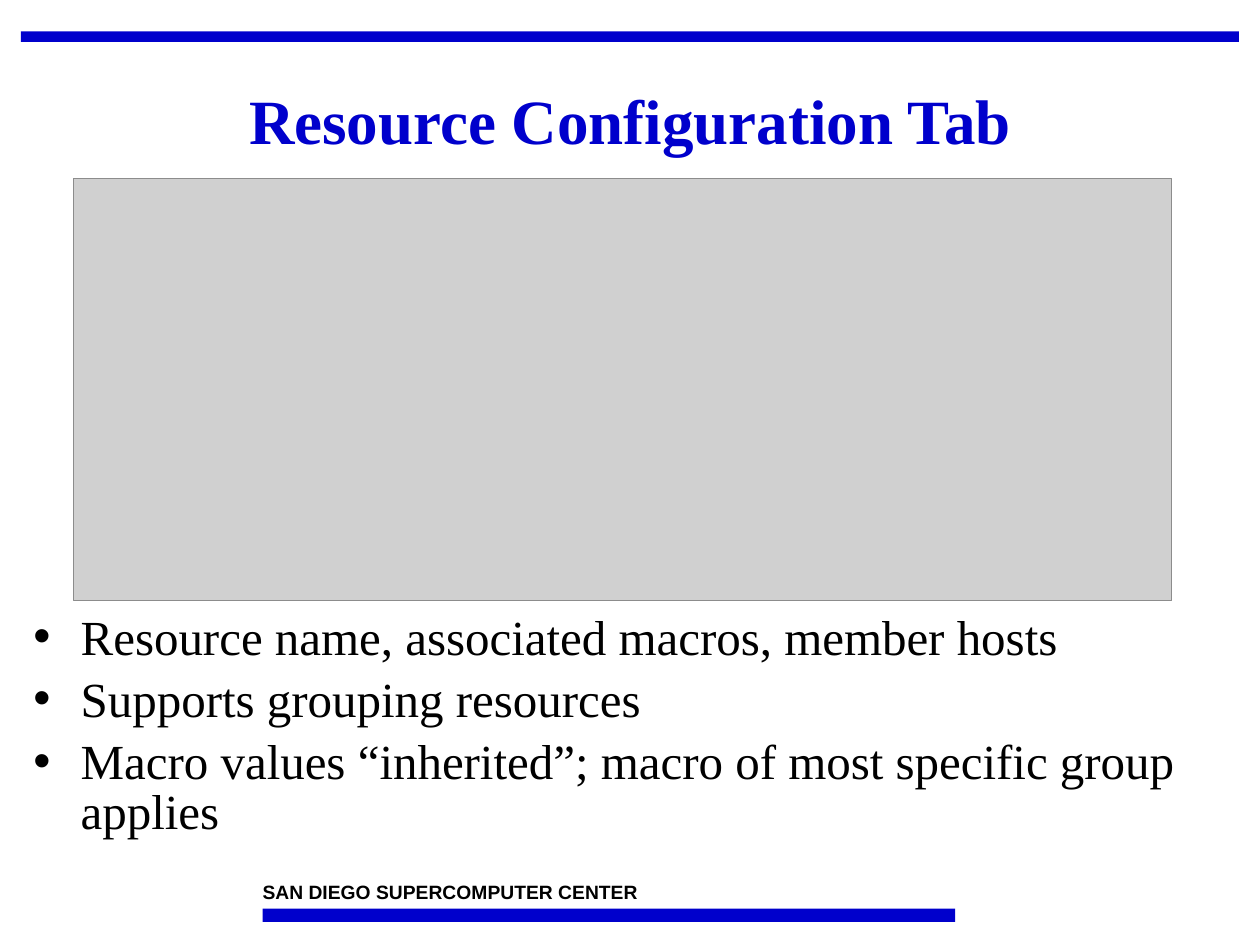
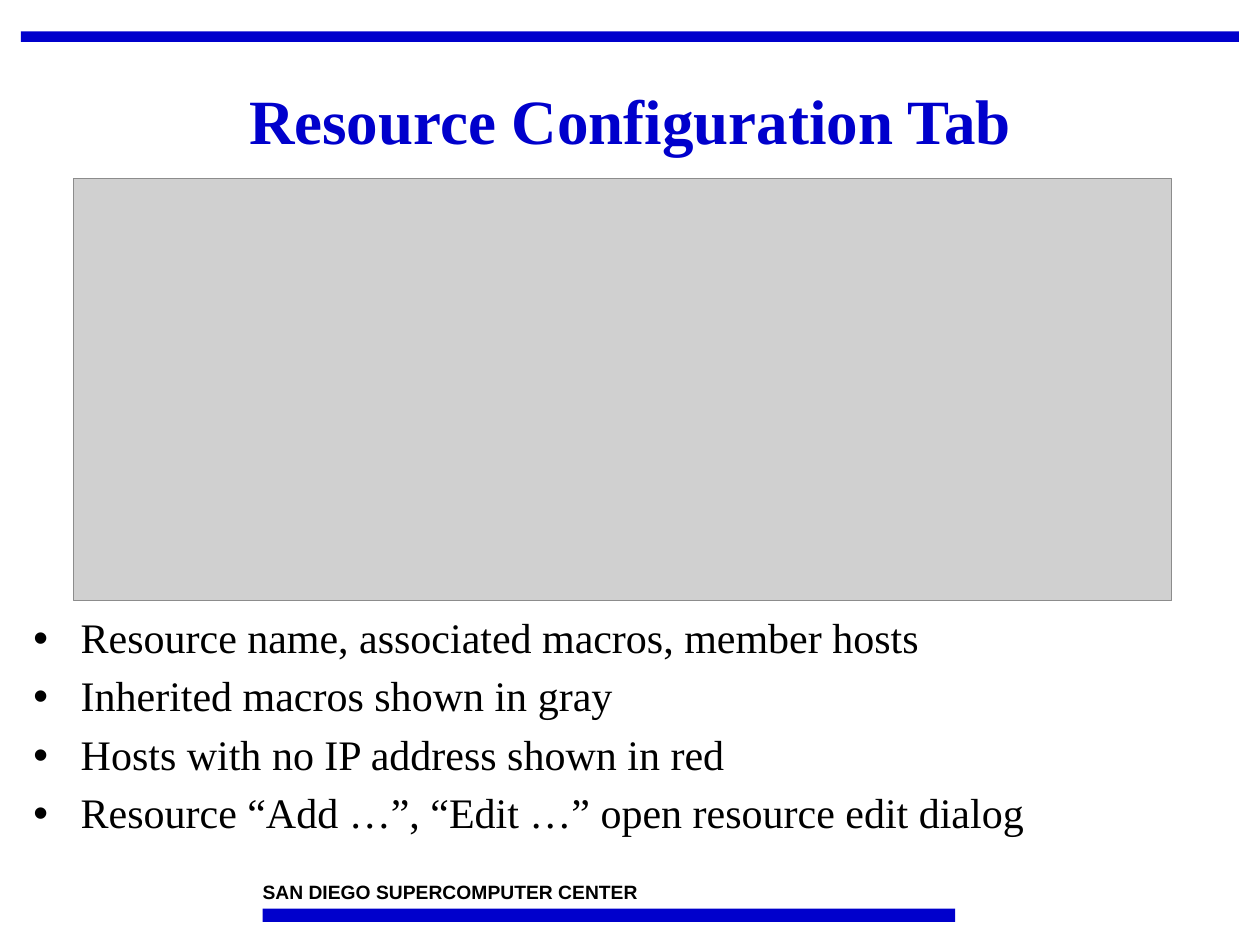
Before and after one commit to IncaProject/inca-xsede, a slide deck: slide 6 of talks/2008workshop/incat.ppt. Drawn at 1260x945 pixels with LibreOffice and Linux fonts; fonts in the diff are those of the drawing; grey boxes stand for pictures; background and template pictures are left out. Boxes give left, top, right and bottom in pixels: in the first picture for what was removed or moved away, otherwise in the second. Text is boxed around its words. In the diff, an @@ line names an element or a change of style, - is before the commit and + after.

Commit message:
Final (?) tweaks.

```diff
--- a/talks/2008workshop/incat.ppt
+++ b/talks/2008workshop/incat.ppt
@@ text at <box>81,624,918,660</box>: size 28 to 24 pt in "Resource name, associated macros, member hosts"; line spacing 0.85 to 0.95; less space between paragraphs @@
@@ text at <box>81,682,1024,837</box>: text changed; size 28 to 24 pt @@
-• Supports grouping resources
-• Macro values “inherited”; macro of most specific group applies
+• Inherited macros shown in gray
+• Hosts with no IP address shown in red
+• Resource “Add …”, “Edit …” open resource edit dialog
```
Also in this commit, not shown: 11 other slides changed.
